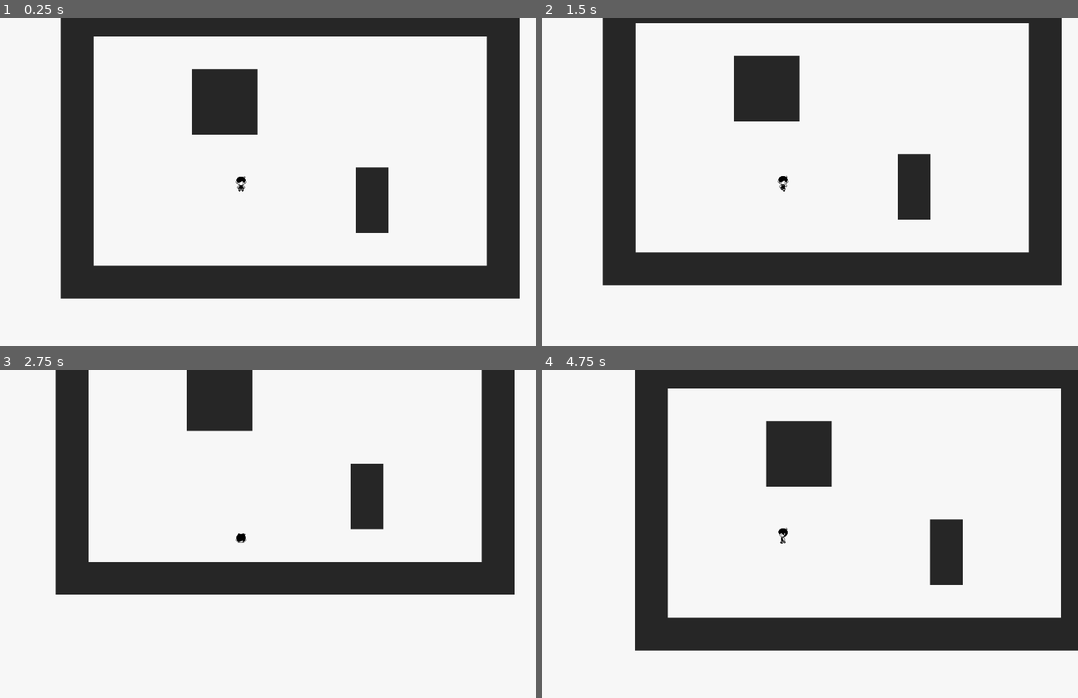
Above: before the commit, frames 1-4 (two rows, left to right).
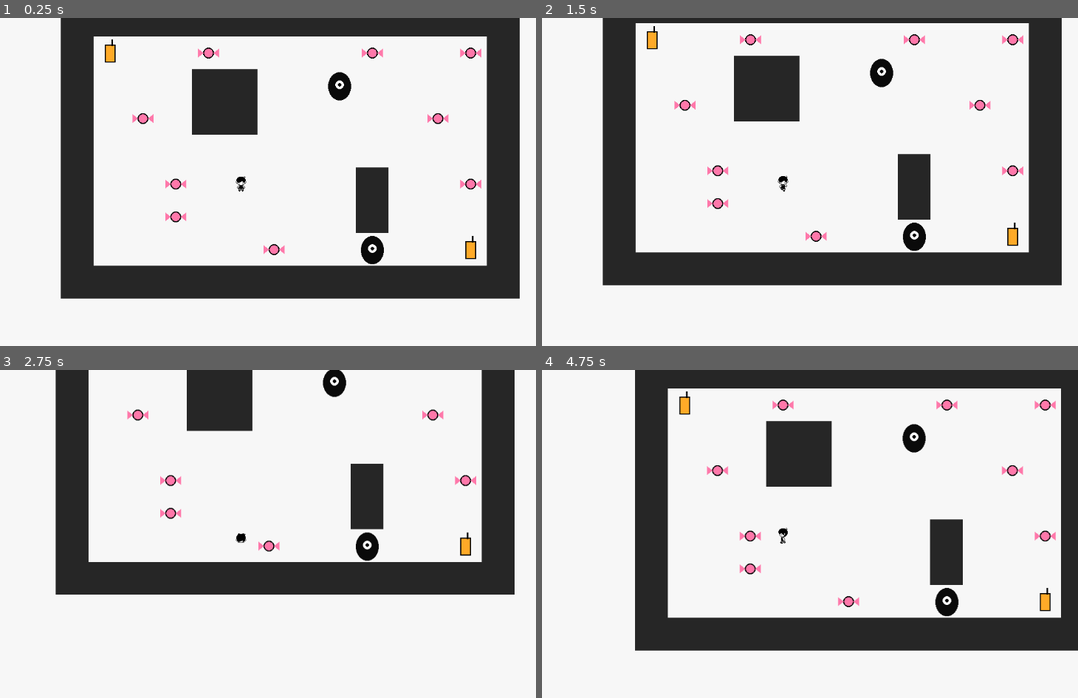
Above: after the commit, the same moments.

Repository: 7M1la/OMORI
Game: Godot game, scene res://mundo.tscn
The game is run twice, just before and just after one commit, with the same random seed, the same clock (stepped at 60 frames per second) and the same inputs.
Inputs:
- Up to frame 1 (0.25 s): no input
- Up to frame 2 (1.5 s): tap Enter at 0.5 s; hold D (move_right) 0.53-1.28 s; tap K (asustarse) at 0.6 s; tap Space at 1.25 s; hold S (move_down) from 1.28 s (still down); tap Shift (correr) at 1.35 s
- Up to frame 3 (2.75 s): release S (move_down) at 2.03 s; hold D (move_right) from 2.03 s (still down); tap K (asustarse) at 2.1 s
- Up to frame 4 (4.75 s): tap Enter at 2.75 s; release D (move_right) at 2.78 s; hold W (move_up) 2.78-3.53 s; tap Shift (correr) at 2.85, 4.35 s; hold A (move_left) from 3.53 s (still down); tap K (asustarse) at 3.6 s; tap Space at 4.25 s

The runs differ from the first frame. In frame 1, 1.6% of the frame differs, in the area x 19-90%, y 6-76%; in frame 2, 1.6%; in frame 3, 1.2%; in frame 4, 1.7%, in the area x 25-96%, y 6-76%.

Commit message:
Se agregan las escenas de los dulce, los jugos y los algo en el mundo y se agreagn los assets correspondientes

Diff:
--- /dev/null
+++ b/Base Taller 3/algo.gd
@@ -0,0 +1,11 @@
+extends Area2D
+
+
+# Called when the node enters the scene tree for the first time.
+func _ready() -> void:
+	pass # Replace with function body.
+
+
+# Called every frame. 'delta' is the elapsed time since the previous frame.
+func _process(delta: float) -> void:
+	pass
--- /dev/null
+++ b/Base Taller 3/algo.tscn
@@ -0,0 +1,16 @@
+[gd_scene format=3 uid="uid://ou7xyjjhvxwy"]
+
+[ext_resource type="Texture2D" uid="uid://dmqlih0dwsl5w" path="res://assets/algo.png" id="1"]
+[ext_resource type="Script" uid="uid://br6mvlq0ianoa" path="res://algo.gd" id="1_njfix"]
+
+[sub_resource type="CircleShape2D" id="Forma"]
+radius = 22.0
+
+[node name="Algo" type="Area2D" unique_id=267459765 groups=["enemigos"]]
+script = ExtResource("1_njfix")
+
+[node name="Sprite2D" type="Sprite2D" parent="." unique_id=1566943200]
+texture = ExtResource("1")
+
+[node name="CollisionShape2D" type="CollisionShape2D" parent="." unique_id=64219690]
+shape = SubResource("Forma")
--- /dev/null
+++ b/Base Taller 3/dulce.gd
@@ -0,0 +1,11 @@
+extends Area2D
+
+
+# Called when the node enters the scene tree for the first time.
+func _ready() -> void:
+	pass # Replace with function body.
+
+
+# Called every frame. 'delta' is the elapsed time since the previous frame.
+func _process(delta: float) -> void:
+	pass
--- /dev/null
+++ b/Base Taller 3/dulce.tscn
@@ -0,0 +1,16 @@
+[gd_scene format=3 uid="uid://dhipcjw1gbc0l"]
+
+[ext_resource type="Texture2D" uid="uid://dcdksaep01q4x" path="res://assets/dulce.png" id="1"]
+[ext_resource type="Script" uid="uid://c5ru5m31tk7nd" path="res://dulce.gd" id="1_cfsl6"]
+
+[sub_resource type="CircleShape2D" id="Forma"]
+radius = 12.0
+
+[node name="Dulce" type="Area2D" unique_id=2140762580 groups=["dulces"]]
+script = ExtResource("1_cfsl6")
+
+[node name="Sprite2D" type="Sprite2D" parent="." unique_id=437534971]
+texture = ExtResource("1")
+
+[node name="CollisionShape2D" type="CollisionShape2D" parent="." unique_id=1798158430]
+shape = SubResource("Forma")
--- /dev/null
+++ b/Base Taller 3/jugo.tscn
@@ -0,0 +1,18 @@
+[gd_scene format=3 uid="uid://b4r3t0ycngdwr"]
+
+[ext_resource type="Texture2D" uid="uid://c7dfyh843chxd" path="res://assets/jugo.png" id="1"]
+[ext_resource type="Script" uid="uid://bcgotmcp2y6dc" path="res://dulce.gd" id="1_6xxbe"]
+
+[sub_resource type="CircleShape2D" id="Forma"]
+radius = 14.0
+
+[node name="Jugo" type="Area2D" unique_id=1490706562 groups=["dulces"]]
+script = ExtResource("1_6xxbe")
+valor = 50
+da_poder = true
+
+[node name="Sprite2D" type="Sprite2D" parent="." unique_id=192376807]
+texture = ExtResource("1")
+
+[node name="CollisionShape2D" type="CollisionShape2D" parent="." unique_id=1937410532]
+shape = SubResource("Forma")
--- a/Base Taller 3/mundo.gd
+++ b/Base Taller 3/mundo.gd
@@ -3,16 +3,36 @@
 
 const MAPA = [
 	"##############",
+	"#o  .    .  .#",
+	"#   ##  E    #",
+	"# . ##     . #",
 	"#            #",
-	"#   ##       #",
-	"#   ##       #",
-	"#            #",
-	"#        #   #",
-	"#        #   #",
-	"#            #",
+	"#  .     #  .#",
+	"#  .     #   #",
+	"#     .  E  o#",
 	"##############",
 ]
+var dulce_escena = preload("res://dulce.tscn")
+var jugo_escena = preload("res://jugo.tscn")
+var algo_escena = preload("res://algo.tscn")
+
+func _ready():
+	construir()
 
 
-func _ready():
+func construir():
 	construir_bloques(MAPA, Color(0.15, 0.15, 0.15, 1))
+	for fila in MAPA.size():
+		for col in MAPA[fila].length():
+			var escena = null
+			match MAPA[fila][col]:
+				".":
+					escena = dulce_escena
+				"o":
+					escena = jugo_escena
+				"E":
+					escena = algo_escena
+			if escena:
+				var nodo = escena.instantiate()
+				nodo.position = Vector2(col + 0.5, fila + 0.5) * CELDA
+				$Mapa.add_child(nodo)
--- a/Base Taller 3/mundo.tscn
+++ b/Base Taller 3/mundo.tscn
@@ -1,12 +1,12 @@
-[gd_scene format=3]
+[gd_scene format=3 uid="uid://cq34gux47b7tk"]
 
-[ext_resource type="Script" path="res://mundo.gd" id="1"]
-[ext_resource type="PackedScene" path="res://jugador.tscn" id="2"]
+[ext_resource type="Script" uid="uid://bfutrdho4hcid" path="res://mundo.gd" id="1"]
+[ext_resource type="PackedScene" uid="uid://dac074h0tybkx" path="res://jugador.tscn" id="2"]
 
-[node name="Mundo" type="Node2D"]
+[node name="Mundo" type="Node2D" unique_id=1227484784]
 script = ExtResource("1")
 
-[node name="Mapa" type="Node2D" parent="."]
+[node name="Mapa" type="Node2D" parent="." unique_id=2132233342]
 
-[node name="Omori" parent="." instance=ExtResource("2")]
+[node name="Omori" parent="." unique_id=1649730196 instance=ExtResource("2")]
 position = Vector2(352, 352)
Not shown, added: Base Taller 3/algo.gd.uid
Binary file added: Base Taller 3/assets/algo.png
Not shown, added: Base Taller 3/assets/algo.png.import
Binary file added: Base Taller 3/assets/dulce.png
Not shown, added: Base Taller 3/assets/dulce.png.import
Binary file added: Base Taller 3/assets/jugo.png
Not shown, added: Base Taller 3/assets/jugo.png.import
Not shown, added: Base Taller 3/dulce.gd.uid
